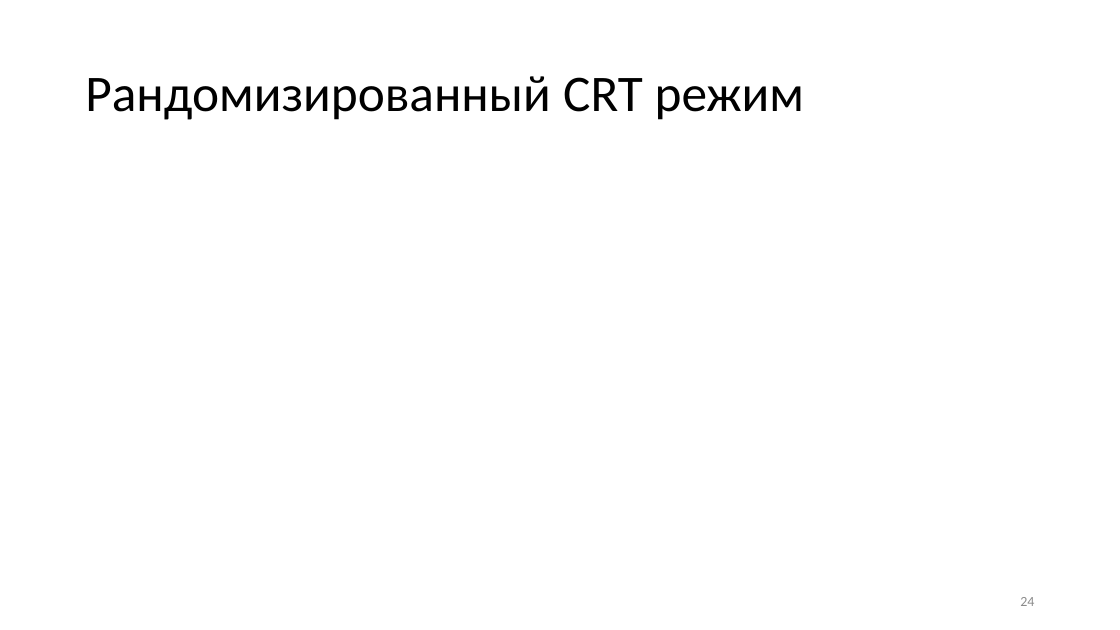
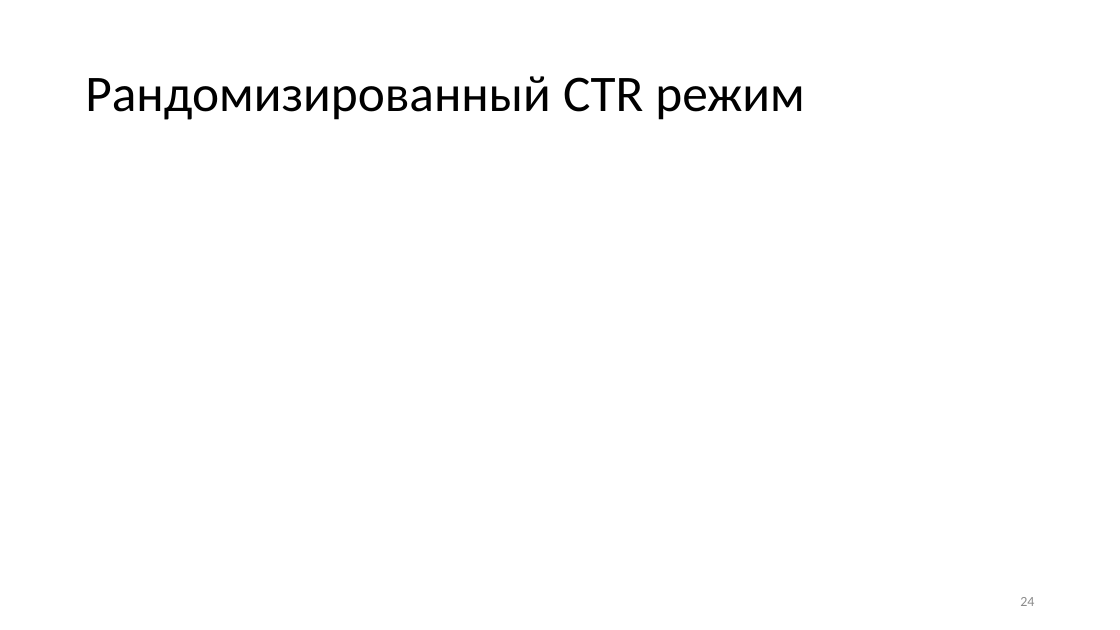
Before and after one commit to CryptoCourse/CryptoLectures, a slide deck: slide 24 of Lectures/Lecture7.pptx. Drawn at 1120x630 pixels with LibreOffice and Linux fonts; fonts in the diff are those of the drawing; grey boxes stand for pictures. Boxes give left, top, right and bottom in pixels: in the first picture for what was removed or moved away, otherwise in the second. Text is boxed around its words. In the diff, an @@ line names an element or a change of style, - is before the commit and + after.

```diff
--- a/Lectures/Lecture7.pptx
+++ b/Lectures/Lecture7.pptx
@@ title at (85,76,804,120): text changed @@
-Рандомизированный CRT режим
+Рандомизированный CTR режим
```
Also in this commit, not shown: 5 other slides changed, 1 slide removed, 1 other file.
